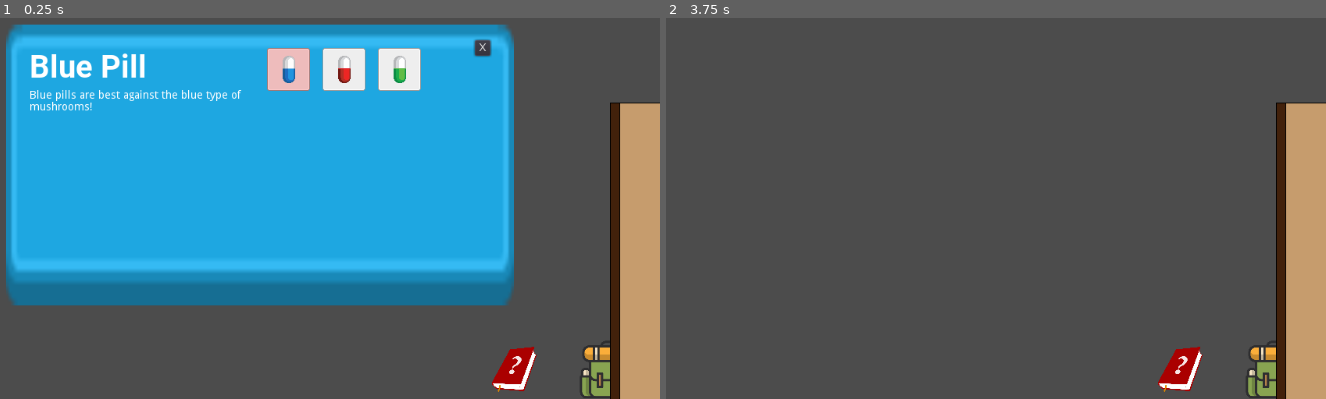
Above: before the commit, frames 1-2 (left to right).
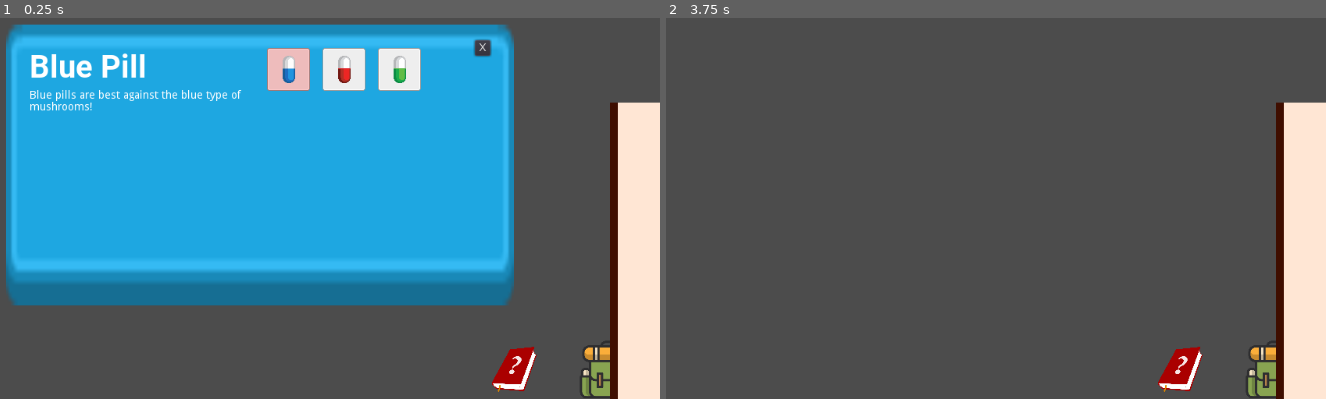
Above: after the commit, the same moments.

Repository: kleimaj/gaming-club-dev
Game: Godot game, scene res://Interface/HUD.tscn
Same seed, same stepped clock (60 frames per second), same inputs: the game is played once before the commit and once after it.
Inputs (mouse positions are in pixels of both pictures, inside the frame that each line leads up to):
- Up to frame 1 (0.25 s): no input
- Up to frame 2 (3.75 s): click (1180, 368) at 0.5 s; click (1180, 368) at 1.25 s; click (1180, 368) at 2 s; click (1273, 368) at 2.75 s; click "X" at 3.5 s

The runs differ from the first frame. In frame 1, 5.1% of the frame differs, in the area x 92-100%, y 22-100%; in frame 2, 5.1%.

Commit message:
implements TurnPageNextA animation

Diff:
--- a/Interface/Book.tscn
+++ b/Interface/Book.tscn
@@ -105,6 +105,45 @@
 "values": [ true ]
 }
 
+[sub_resource type="Animation" id=2]
+resource_name = "TurnPageNextA"
+tracks/0/type = "value"
+tracks/0/path = NodePath("Page2:polygon")
+tracks/0/interp = 1
+tracks/0/loop_wrap = true
+tracks/0/imported = false
+tracks/0/enabled = true
+tracks/0/keys = {
+"times": PoolRealArray( 0, 1 ),
+"transitions": PoolRealArray( 1, 1 ),
+"update": 0,
+"values": [ PoolVector2Array( 960, 220, 960, 880, 1440, 880, 1440, 220 ), PoolVector2Array( 960, 220, 960, 880, 960, 960, 960, 120 ) ]
+}
+tracks/1/type = "value"
+tracks/1/path = NodePath("Page2:visible")
+tracks/1/interp = 1
+tracks/1/loop_wrap = true
+tracks/1/imported = false
+tracks/1/enabled = true
+tracks/1/keys = {
+"times": PoolRealArray( 0, 1 ),
+"transitions": PoolRealArray( 1, 1 ),
+"update": 1,
+"values": [ true, false ]
+}
+tracks/2/type = "value"
+tracks/2/path = NodePath("Page3:visible")
+tracks/2/interp = 1
+tracks/2/loop_wrap = true
+tracks/2/imported = false
+tracks/2/enabled = true
+tracks/2/keys = {
+"times": PoolRealArray( 0 ),
+"transitions": PoolRealArray( 1 ),
+"update": 1,
+"values": [ false ]
+}
+
 [node name="Book" type="Control"]
 margin_right = 40.0
 margin_bottom = 40.0
@@ -118,9 +157,10 @@
 uv = PoolVector2Array( 0, 0, 0, 640, 480, 640, 480, 0 )
 
 [node name="Page2" type="Polygon2D" parent="."]
+visible = false
 z_index = 5
 texture = ExtResource( 2 )
-polygon = PoolVector2Array( 960, 220, 960, 880, 1440, 880, 1440, 220 )
+polygon = PoolVector2Array( 960, 220, 960, 880, 960, 960, 960, 120 )
 uv = PoolVector2Array( 0, 0, 0, 640, 480, 640, 480, 0 )
 
 [node name="Page3" type="Polygon2D" parent="."]
@@ -136,3 +176,4 @@
 
 [node name="AnimationPlayer" type="AnimationPlayer" parent="."]
 anims/Idle = SubResource( 1 )
+anims/TurnPageNextA = SubResource( 2 )
Not shown: 1 places in Interface/Book.tscn that only renumber resources
